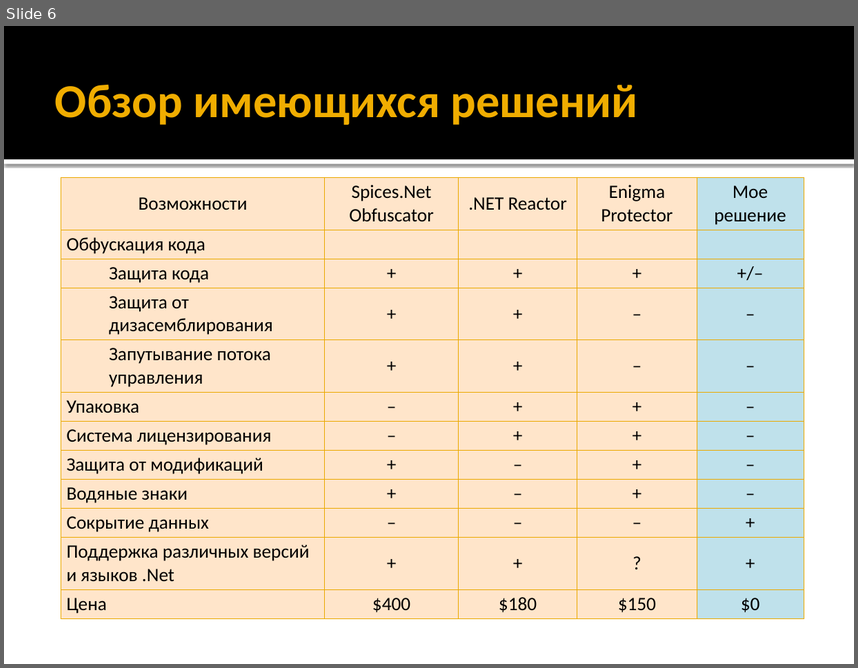
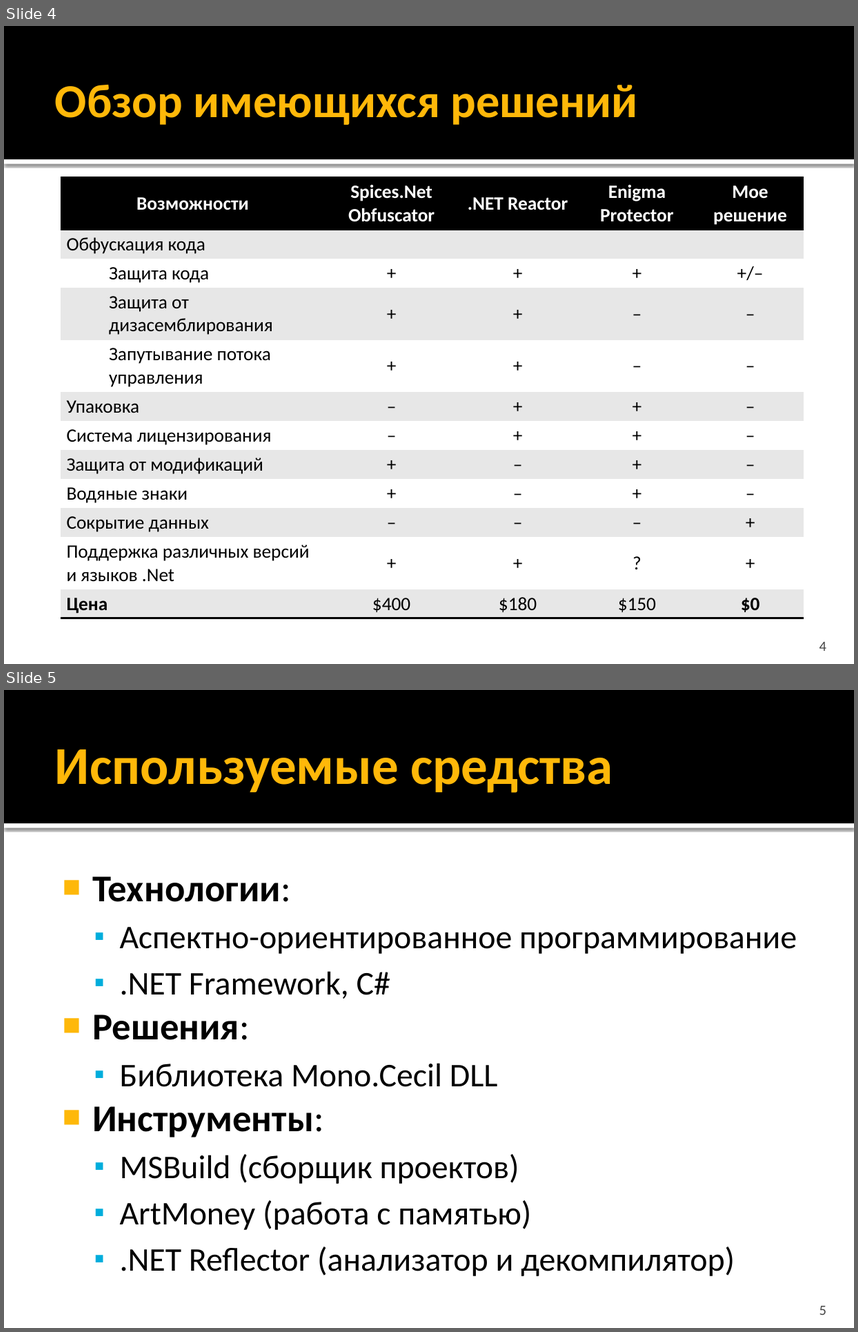
Before and after one commit to bestserg/MonoInjections, a slide deck: Presentation/Дипломный проект.pptx. Shown one above the other, each under a label of ours: slide 6 before the commit, slides 4 and 5 after it. The pictures are 858x668 and 858x1332 pixels, drawn with LibreOffice and Linux fonts; fonts in the diff are those of the drawing. Boxes give left, top, right and bottom in pixels: in the first picture for what was removed or moved away, otherwise in the second. Text is boxed around its words. In the diff, an @@ line names an element or a change of style, - is before the commit and + after.

```diff
--- a/Presentation/Дипломный проект.pptx
+++ b/Presentation/Дипломный проект.pptx
@@ slide 5 added at (4,690,854,1328), background #FFFFFF; not listed: 2 template elements that a slide beside it also shows @@
@@ title added at (55,749,613,793), 45 pt, text #FFB809, bold @@
+Используемые средства
@@ text added at (92,876,797,1276), 28 pt, text #000000 @@
+■ Технологии:
+  ▪ Аспектно-ориентированное программирование
+  ▪ .NET Framework, C#
+■ Решения:
+  ▪ Библиотека Mono.Cecil DLL
+■ Инструменты:
+  ▪ MSBuild (сборщик проектов)
+  ▪ ArtMoney (работа с памятью)
+  ▪ .NET Reflector (анализатор и декомпилятор)
@@ page number added at (820,1305,826,1314), 12 pt, text #454545 @@
+5
@@ what was slide 6 is now slide 4 @@
@@ slide 4 changed as well @@
@@ title "Обзор имеющихся решений" at (55,85,638,125): text colour #F0AD00 to #FFB809 @@
@@ table at (61,177,804,616) @@
@@ fill none to #000000 in 4 cells @@
@@ fill #BFE1EB to #000000 in row 1, column 5 @@
@@ fill none to #E7E7E7 in 21 cells @@
@@ fill #BFE1EB to #E7E7E7 in 6 cells @@
@@ fill none to #FFFFFF in 20 cells @@
@@ fill #BFE1EB to #FFFFFF in 5 cells @@
@@ text colour #000000 to #FFFFFF, bold on in "Возможности", "Spices.Net Obfuscator", ".NET Reactor", "Enigma Protector" and 1 more places @@
@@ borders changed @@
@@ page number added at (820,641,826,650), 12 pt, text #454545 @@
+4
```
Also in this commit, not shown: 10 other slides changed, 2 other slides added, 4 slides removed, 5 other files.
